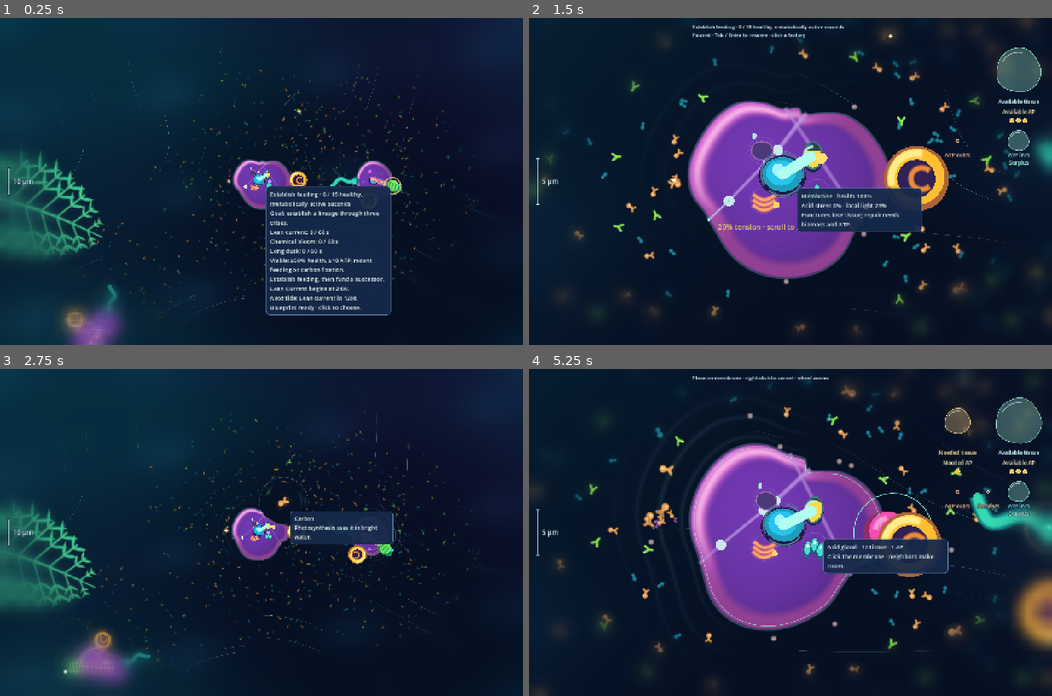
Above: before the commit, frames 1-4 (two rows, left to right).
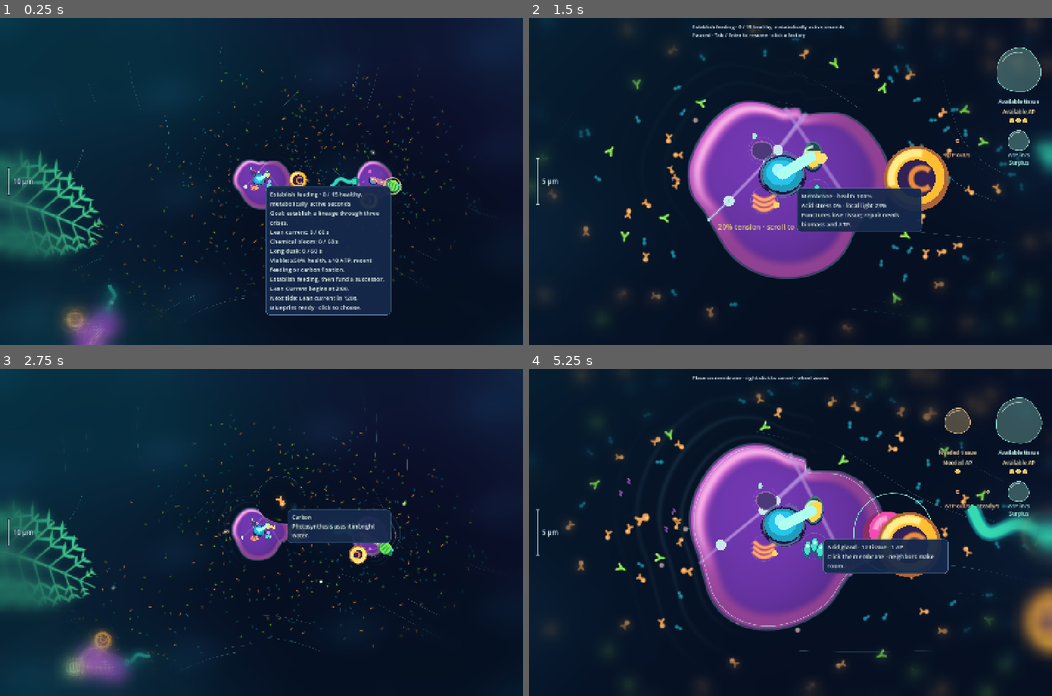
Above: after the commit, the same moments.

Repository: samzapo/primordia
Game: Godot game, scene res://scenes/pond.tscn
The game is run twice, just before and just after one commit, with the same random seed, the same clock (stepped at 60 frames per second) and the same inputs.
Inputs (mouse positions are in pixels of both pictures, inside the frame that each line leads up to):
- Up to frame 1 (0.25 s): no input
- Up to frame 2 (1.5 s): tap Enter at 0.5 s; move the mouse to (905, 165) at 0.52 s; hold Right 0.53-1.25 s; tap Tab at 0.6 s; click (905, 165) at 0.67 s; tap Space at 0.77 s; tap A at 1.25 s; drag from (685, 197) to (764, 246) at 1.27 s
- Up to frame 3 (2.75 s): tap A at 2 s; move the mouse to (313, 460) at 2.02 s; hold Right from 2.03 s (still down); tap Keypad Enter at 2.1 s
- Up to frame 4 (5.25 s): release Right at 2.75 s; drag from (764, 597) to (633, 483) at 2.77 s; move the mouse to (947, 581) at 3.52 s; hold Left 3.53-4.25 s; tap C at 3.6 s; tap Space at 3.77 s; tap A at 4.25, 5 s; drag from (633, 483) to (712, 450) at 4.27 s; move the mouse to (816, 532) at 5.02 s; hold Down from 5.03 s (still down); tap 0 at 5.1 s; click (816, 532) at 5.17 s

The runs differ from the first frame. In frame 1, 1.0% of the frame differs, in the area x 11-91%, y 15-91%; in frame 2, 3.5%; in frame 3, 2.6%; in frame 4, 7.2%, in the area x 0-100%, y 0-100%.

Commit message:
Restore particle collisions and tighten chemical contact searches
Cull impossible grid bins using cached contact radii and avoid acidity samples for acid-independent encounters. Remove the collision-free gameplay trial setting while retaining explicit profiler ablations. Exact packet/ecology comparisons pass: native 7038 and script 3288 assertions. Repeated 50k fixed traces reduce chemistry cost about 43% and whole-frame time about 19%; sustained live 50k remains below target.

Diff:
--- a/scripts/pond.gd
+++ b/scripts/pond.gd
@@ -57,7 +57,6 @@
 var fullscreen_check := CheckButton.new()
 var bloom_check := CheckButton.new()
 var ripple_check := CheckButton.new()
-var collisions_check := CheckButton.new()
 var batches: Array[MultiMeshInstance2D] = []
 var buffers: Array[PackedFloat32Array] = []
 var views: Dictionary = {}
@@ -562,11 +561,6 @@
 	ripple_check.text = "Water shimmer (background only)"
 	ripple_check.set_pressed_no_signal(preferences.water_ripples)
 	ripple_check.toggled.connect(set_water_ripples)
-	options.add_child(collisions_check)
-	collisions_check.text = "Particle collisions"
-	collisions_check.tooltip_text = "Particles push each other apart. Chemical reactions still happen when this is off."
-	collisions_check.set_pressed_no_signal(preferences.particle_collisions)
-	collisions_check.toggled.connect(set_particle_collisions)
 	var music_label := _label(options,"Music volume · %d%%" % roundi(preferences.music_volume*100))
 	music_slider.max_value = 100
 	music_slider.step = 1
@@ -633,10 +627,8 @@
 	preview.queue_redraw()
 
 func set_particle_collisions(on: bool) -> void:
-	preferences.particle_collisions = on
+	# Explicit profiling comparison only; ordinary starts/restarts keep collisions.
 	world.particle_collisions = on
-	collisions_check.set_pressed_no_signal(on)
-	preferences.save_settings()
 
 func set_water_ripples(on: bool) -> void:
 	preferences.water_ripples = on
@@ -969,7 +961,6 @@
 	get_tree().quit(result)
 
 func _configure_backend() -> void:
-	world.particle_collisions = preferences.particle_collisions
 	if use_particle_pool and "--gpu-transport" not in OS.get_cmdline_user_args(): world.enable_particle_pool()
 	if "--gpu-transport" not in OS.get_cmdline_user_args(): return
 	var gpu = load("res://scripts/gpu_transport.gd").new()
--- a/scripts/preferences.gd
+++ b/scripts/preferences.gd
@@ -4,7 +4,6 @@
 var fullscreen := false
 var bloom := true
 var water_ripples := true
-var particle_collisions := false
 var music_volume := 0.65
 var persist := true
 var path := "user://preferences.cfg"
@@ -17,7 +16,6 @@
 	fullscreen = bool(config.get_value("display","fullscreen",false))
 	bloom = bool(config.get_value("display","bloom",true))
 	water_ripples = bool(config.get_value("display","water_ripples",true))
-	particle_collisions = bool(config.get_value("simulation","particle_collisions",false))
 	music_volume = clampf(float(config.get_value("audio","music_volume",0.65)),0,1)
 
 func save_settings() -> void:
@@ -27,6 +25,5 @@
 	config.set_value("display","fullscreen",fullscreen)
 	config.set_value("display","bloom",bloom)
 	config.set_value("display","water_ripples",water_ripples)
-	config.set_value("simulation","particle_collisions",particle_collisions)
 	config.set_value("audio","music_volume",music_volume)
 	config.save(path)
--- a/scripts/simulation.gd
+++ b/scripts/simulation.gd
@@ -27,8 +27,10 @@
 var native_background_chemistry := kernels != null
 var native_chemical_timestamps := true
 var native_chemistry_writes := true
-# Chemical overlap is allowed; this comparison switch restores soft repulsion.
-var particle_collisions := false
+# Ordinary gameplay retains particle collisions; overlap is diagnostic only.
+var particle_collisions := true
+var native_chemistry_bounds := true
+var native_chemistry_lazy_acid := true
 var native_transport_bookkeeping := kernels != null
 var native_particle_compaction := kernels != null
 var native_fluid := kernels != null
@@ -648,7 +650,7 @@
 
 func _chemistry(dt: float, patch: Array[int] = [], background: bool = false) -> void:
 	if native_particles and (not background or native_background_chemistry):
-		var result: Dictionary = kernels.chemistry(particles,patch …(242 unchanged characters)… ive_chemistry_writes,particle_collisions)
+		var result: Dictionary = kernels.chemistry(particles,patch …(242 unchanged characters)… ive_chemistry_writes,particle_collisions,native_chemistry_bounds,native_chemistry_lazy_acid)
 		acidity.values = result.acid
 		respiration_loss += result.loss
 		recycled += result.recycled
--- a/tests/frame_profile.gd
+++ b/tests/frame_profile.gd
@@ -9,7 +9,7 @@
 	var fluid_name := option("--fluid","current")
 	var packet_text := option("--chemicals","0")
 	var distribution := option("--distribution","uniform")
-	var collisions := option("--particle-collisions","off")
+	var collisions := option("--particle-collisions","on")
 	if collisions not in ["on","off"]:
 		push_error("Particle collisions must be on or off")
 		quit(1)
@@ -62,6 +62,8 @@
 			finish_scene(scene,1)
 			return
 	var switches := option("--hotpaths","all").split(",")
+	if "reaction_bounds" in switches: sim.native_chemistry_bounds = false
+	if "reaction_acid" in switches: sim.native_chemistry_lazy_acid = false
 	if "legacy" in switches or "packets" in switches: sim.native_particle_pipeline = false
 	if "legacy" in switches or "render_cache" in switches: sim.native_particle_render_cache = false
 	if "legacy" in switches or "geometry" in switches: scene.native_geometry = false
--- a/tests/interface.gd
+++ b/tests/interface.gd
@@ -110,12 +110,7 @@
 	scene.ripple_check.toggled.emit(false)
 	expect(not scene.preferences.water_ripples and scene.light_layer.material.get_shader_parameter("water_ripples") == false,"Water shimmer can be disabled without changing anatomy or the screen-copy pass")
 	scene.ripple_check.toggled.emit(true)
-	expect(not scene.world.particle_collisions and not scene.collisions_check.button_pressed,"Collision-free chemical particles are the default")
-	var collision_time: float = scene.world.time
-	var collision_rng: int = scene.world.rng.state
-	scene.collisions_check.toggled.emit(true)
-	expect(scene.world.particle_collisions and scene.preferences.particle_collisions and scene.world.time == collision_time and scene.world.rng.state == collision_rng,"Settings restores particle repulsion without restarting or advancing ecology")
-	scene.collisions_check.toggled.emit(false)
+	expect(scene.world.particle_collisions,"Ordinary gameplay restores particle collisions without consulting the old trial preference")
 	key(KEY_ESCAPE)
 	key(KEY_SPACE)
 	expect(not scene.camera_locked and not scene.is_paused(),"Space unlocks view without pausing")
@@ -740,8 +735,9 @@
 	expect(scene.inspector.hovered.is_empty(),"A consumed/decayed native handle cannot leave a ghost lens")
 	scene._restart()
 	expect(scene.world.particle_pool==false,"Dictionary fixture restart honors its explicit ownership setting")
+	scene.set_particle_collisions(false)
 	scene.use_particle_pool = true
 	scene._restart()
 	expect(scene.world.particle_pool and scene.world.particles.is_empty(),"Ordinary restart enables authoritative ownership by default")
-	expect(scene.world.particle_collisions,"Native and dictionary restarts retain the collision preference")
+	expect(scene.world.particle_collisions,"Ordinary restart restores collisions after any diagnostic override")
 	scene.set_particle_collisions(false)
--- a/tests/packed_particles.gd
+++ b/tests/packed_particles.gd
@@ -15,6 +15,8 @@
 		return
 	var slow = Sim.new(846)
 	slow.native_particle_pipeline = false
+	slow.native_chemistry_bounds = false
+	slow.native_chemistry_lazy_acid = false
 	mutation_checks(check)
 	# Every oriented pair/order and acid regime reaches the packed chemistry path.
 	for acid in [0.0,0.4,0.95]:
@@ -43,6 +45,8 @@
 	fast = Sim.new(25171)
 	slow = Sim.new(25171)
 	slow.native_particle_pipeline = false
+	slow.native_chemistry_bounds = false
+	slow.native_chemistry_lazy_acid = false
 	for tick in 180:
 		if tick in [40,80,130]:
 			for sim in [fast,slow]:
--- a/tests/particle_collisions.gd
+++ b/tests/particle_collisions.gd
@@ -26,7 +26,7 @@
 	return sim
 
 static func run(check: Callable) -> void:
-	check.call(not Sim.new(928).particle_collisions,"Particles overlap by default without changing oriented reaction rules")
+	check.call(Sim.new(928).particle_collisions,"Ordinary particles collide by default; overlap remains an explicit diagnostic")
 	for backend in ["script","native","pool"]:
 		if backend != "script" and Sim.new(928).kernels == null: continue
 		for hidden in [false,true]:
--- a/tests/particle_pool.gd
+++ b/tests/particle_pool.gd
@@ -13,6 +13,8 @@
 	for seed_value in [25171,846,619]:
 		var pooled = Sim.new(seed_value)
 		var mirrored = Sim.new(seed_value)
+		mirrored.native_chemistry_bounds = false
+		mirrored.native_chemistry_lazy_acid = false
 		pooled.view_half = Sim.VIEW/0.8/2
 		mirrored.view_half = pooled.view_half
 		check.call(pooled.enable_particle_pool() and pooled.particles.is_empty() and pooled.pheromones.is_empty(),"Pool imports once and leaves no public pose mirrors")
@@ -50,6 +52,7 @@
 		mirrored.step(DT)
 		check.call(Compare.same_packets(pooled.particles,mirrored.particles) and same_cells(pooled,mirrored),"Dictionary execution resumes without a discontinuity")
 	chemistry_pairs(check)
+	contact_edges(check)
 	mutations(check)
 	handles(check)
 	optional_clocks(check)
@@ -66,6 +69,8 @@
 static func chemistry_pairs(check: Callable) -> void:
 	var pooled = Sim.new(27)
 	var mirrored = Sim.new(27)
+	mirrored.native_chemistry_bounds = false
+	mirrored.native_chemistry_lazy_acid = false
 	for collisions in [false,true]:
 		for acid in [0.0,0.4,0.95]:
 			for aligned in [true,false]:
@@ -179,3 +184,40 @@
 				sim.kernels.transport(sim.particles,ids,sim.fluid.velocity,camera,Vector2(10,10),0.01,1,sim.rng,clock,background)
 				sim.kernels.chemistry(sim.particles,ids,sim.acidity.values,camera,Vector2(10,10),0.01,1,sim.rng,clock,background)
 			check.call(Compare.same_packets(pooled.particle_snapshots(),mirrored.particles) and pooled.rng.state==mirrored.rng.state,"Resident pool preserves absent-clock defaults in both transport tiers")
+
+
+static func contact_edges(check: Callable) -> void:
+	for hidden in [false,true]:
+		for collisions in [true,false]:
+			var fast = Sim.new(928)
+			var slow = Sim.new(928)
+			fast.particles.clear()
+			fast.grid.clear()
+			var fixture_rng := RandomNumberGenerator.new()
+			fixture_rng.seed = 34817
+			var anchors := [Vector2.ZERO,Vector2(15.9999,16.0001),Vector2(4095.9999,2559.9999),Vector2(31.9999,31.9999)]
+			for i in 220:
+				var at: Vector2 = fast.Medium.wrap_position(anchors[i%4]+Vector2(fixture_rng.randf_range(-10,10),fixture_rng.randf_range(-10,10)))
+				fast.spawn_particle(i%Sim.SPECIES_COUNT,at,Vector2(fixture_rng.randf_range(-2,2),fixture_rng.randf_range(-2,2)),[0.00001,0.3,1.4,2.0][i%4],91)
+				fast.particles[-1].chemical_at = 0.0
+			for i in fast.acidity.values.size(): fast.acidity.values[i] = fixture_rng.randf()
+			slow.particles = fast.particles.duplicate(true)
+			slow.acidity.values = fast.acidity.values.duplicate()
+			slow.native_chemistry_bounds = false
+			slow.native_chemistry_lazy_acid = false
+			var ids: Array[int] = []
+			for i in fast.particles.size(): ids.append(i)
+			for sim in [fast,slow]:
+				sim.particle_collisions = collisions
+				sim.camera_follows_player = false
+				sim.camera_position = Vector2(2048,1280) if hidden else Vector2.ZERO
+				sim.view_half = Vector2(100,100)
+				sim.rng.seed = 118
+				sim.grid.rebuild(sim.particles)
+			fast.enable_particle_pool()
+			for pass_index in 4:
+				for sim in [fast,slow]:
+					sim.time += 0.05
+					sim.revision += 1
+					sim._chemistry(0.05,ids,hidden)
+				check.call(Compare.same_packets(fast.particle_snapshots(),slow.particles) and fast.rng.state==slow.rng.state and fast.acidity.values==slow.acidity.values and fast.chemistry_events==slow.chemistry_events,"Tight contact bins and lazy acidity preserve dense wrapped/boundary encounters, repeated merges and every species")
--- a/tests/run.gd
+++ b/tests/run.gd
@@ -621,13 +621,12 @@
 	preferences.fullscreen = true
 	preferences.bloom = false
 	preferences.water_ripples = false
-	preferences.particle_collisions = true
 	preferences.hud_scale = 1.5
 	preferences.save_settings()
 	var restored = preload("res://scripts/preferences.gd").new()
 	restored.path = preferences.path
 	restored.load_settings()
-	expect(restored.fullscreen and restored.hud_scale == 1.5 and not restored.bloom and not restored.water_ripples and restored.particle_collisions,"Particle collisions, water shimmer, fullscreen, bloom and HUD scale survive settings reload")
+	expect(restored.fullscreen and restored.hud_scale == 1.5 and not restored.bloom and not restored.water_ripples,"Water shimmer, fullscreen, bloom and HUD scale survive settings reload")
 	DirAccess.remove_absolute(ProjectSettings.globalize_path(preferences.path))
 
 func _test_packing_and_size() -> void:
Not shown, changed: AGENTS.md
Not shown, changed: docs/DESIGN.md
Not shown, added: docs/REVISION_29.md
Not shown, changed: native/kernels.cpp
Not shown, changed: references.md
